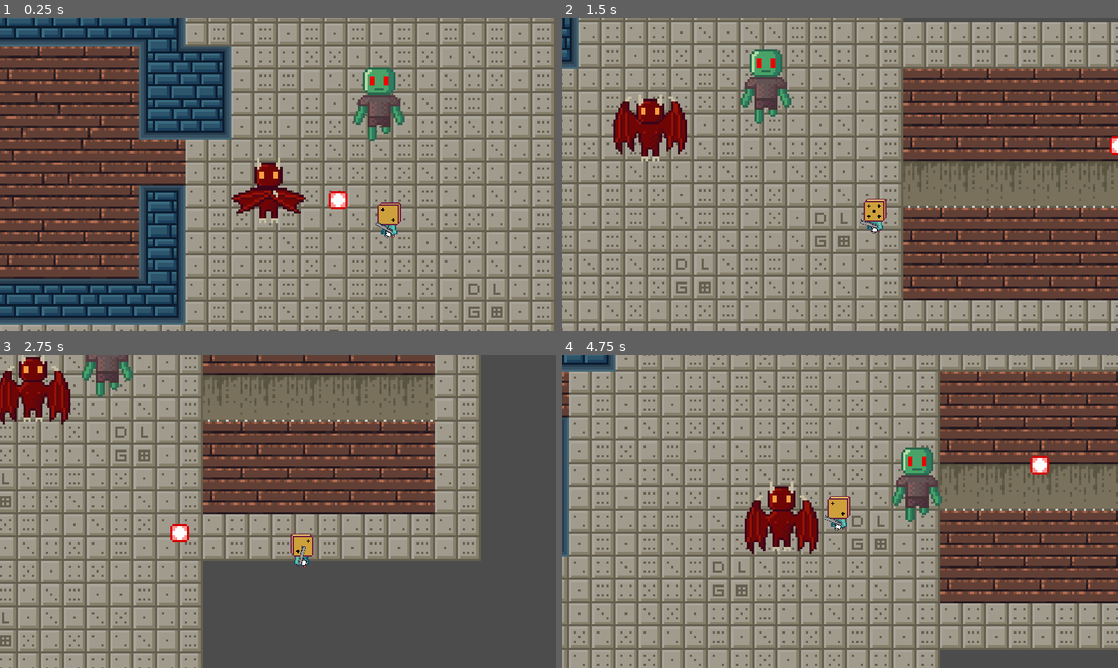
Above: before the commit, frames 1-4 (two rows, left to right).
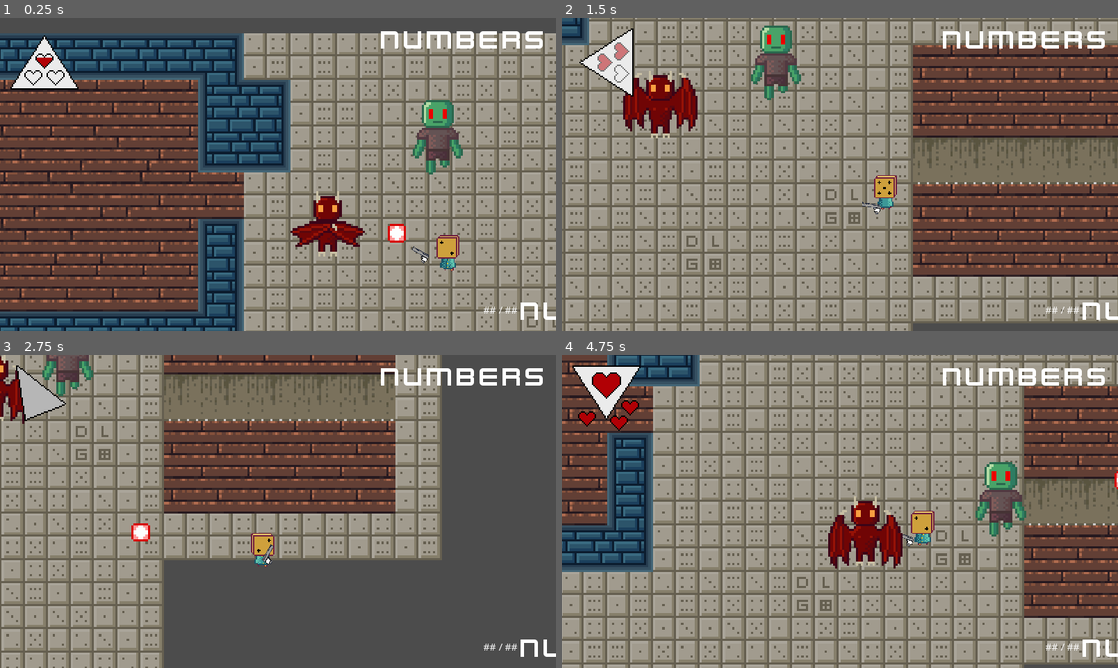
Above: after the commit, the same moments.

Repository: ygypt/gmtk2022
Game: Godot game, scene res://Levels/TemplateLevel.tscn
Same seed, same stepped clock (60 frames per second), same inputs: the game is played once before the commit and once after it.
Inputs (mouse positions are in pixels of both pictures, inside the frame that each line leads up to):
- Up to frame 1 (0.25 s): no input
- Up to frame 2 (1.5 s): move the mouse to (962, 158) at 0.52 s; press the mouse at (962, 158) at 0.53 s; hold D (move_right) 0.53-1.28 s; move the mouse to (728, 190) at 1.27 s; release the mouse at (728, 190) at 1.28 s; hold S (move_down) from 1.28 s (still down); tap Space (dodge) at 1.35 s
- Up to frame 3 (2.75 s): click (166, 527) at 1.55 s; move the mouse to (333, 442) at 2.02 s; release S (move_down) at 2.03 s; press the mouse at (333, 442) at 2.03 s; hold D (move_right) from 2.03 s (still down); tap F (interact) at 2.1 s
- Up to frame 4 (4.75 s): move the mouse to (812, 574) at 2.77 s; release D (move_right) at 2.78 s; release the mouse at (812, 574) at 2.78 s; hold W (move_up) 2.78-3.53 s; click (812, 574) at 2.85 s; move the mouse to (1006, 558) at 3.52 s; press the mouse at (1006, 558) at 3.53 s; hold A (move_left) from 3.53 s (still down); tap R (reload) at 4.15 s; move the mouse to (673, 464) at 4.27 s; release the mouse at (673, 464) at 4.28 s; tap Space (dodge) at 4.35 s; click (673, 464) at 4.55 s

The runs differ from the first frame. In frame 1, 70% of the frame differs, in the area x 0-100%, y 0-100%; in frame 2, 50%; in frame 3, 40%; in frame 4, 72%.

Commit message:
Gun follows cursor

Diff:
--- a/Characters/Player/Player.tscn
+++ b/Characters/Player/Player.tscn
@@ -8,6 +8,7 @@
 [ext_resource path="res://Characters/Player/States/Hurt.gd" type="Script" id=6]
 [ext_resource path="res://Weapons/Pistol/Pistol.tscn" type="PackedScene" id=7]
 [ext_resource path="res://Characters/Player/PlayerCamera.gd" type="Script" id=8]
+[ext_resource path="res://GUI/GUI.tscn" type="PackedScene" id=9]
 
 [sub_resource type="CapsuleShape2D" id=2]
 radius = 0.999996
@@ -154,7 +155,10 @@
 current = true
 zoom = Vector2( 0.3, 0.3 )
 smoothing_enabled = true
+smoothing_speed = 10.0
 script = ExtResource( 8 )
+
+[node name="GUI" parent="PlayerCamera" instance=ExtResource( 9 )]
 
 [node name="State" type="Node" parent="."]
 
--- /dev/null
+++ b/GUI/GUI.gd
@@ -0,0 +1,22 @@
+extends CanvasLayer
+
+onready var LABEL_AMMO_LEFT:Label = $Control/HBoxContainer/AmmoLeftLabel
+onready var LABEL_AMMO_TOTAL:Label = $Control/HBoxContainer/AmmoTotalLabel
+onready var ANIMS:AnimationPlayer = $Control/Sprite/AnimationPlayer
+
+var old_hp : int
+
+func _ready():
+	ANIMS.play("HealthStart")
+
+func step(player : Player):
+	var weaponheld = player.weapon
+	var current_hp = player.health
+	var ammo_left = player. weapon.current_ammo
+	var ammo_total = player.weapon.total_ammo
+	if (not ANIMS.is_playing()) && (current_hp == 4):
+		ANIMS.play("HeathFourIdle")
+
+
+	#this happens last
+	old_hp = current_hp
--- /dev/null
+++ b/GUI/GUI.tscn
@@ -0,0 +1,198 @@
+[gd_scene load_steps=11 format=2]
+
+[ext_resource path="res://GUI/GUI.gd" type="Script" id=1]
+[ext_resource path="res://Art_Assets/Spr_d4HEALTH_strip37.png" type="Texture" id=2]
+[ext_resource path="res://GUI/kenvector_future.ttf" type="DynamicFontData" id=3]
+
+[sub_resource type="Animation" id=1]
+resource_name = "HealthOneToTwo"
+length = 0.8
+step = 0.2
+tracks/0/type = "value"
+tracks/0/path = NodePath(".:frame")
+tracks/0/interp = 1
+tracks/0/loop_wrap = true
+tracks/0/imported = false
+tracks/0/enabled = true
+tracks/0/keys = {
+"times": PoolRealArray( 0, 0.8, 3.7 ),
+"transitions": PoolRealArray( 1, 1, 1 ),
+"update": 0,
+"values": [ 3, 13, 36 ]
+}
+
+[sub_resource type="Animation" id=2]
+resource_name = "HealthStart"
+length = 3.7
+tracks/0/type = "value"
+tracks/0/path = NodePath(".:frame")
+tracks/0/interp = 1
+tracks/0/loop_wrap = true
+tracks/0/imported = false
+tracks/0/enabled = true
+tracks/0/keys = {
+"times": PoolRealArray( 0, 3.7 ),
+"transitions": PoolRealArray( 1, 1 ),
+"update": 0,
+"values": [ 0, 36 ]
+}
+
+[sub_resource type="Animation" id=3]
+resource_name = "HealthThreeToFour"
+length = 0.8
+step = 0.2
+tracks/0/type = "value"
+tracks/0/path = NodePath(".:frame")
+tracks/0/interp = 1
+tracks/0/loop_wrap = true
+tracks/0/imported = false
+tracks/0/enabled = true
+tracks/0/keys = {
+"times": PoolRealArray( 0, 0.8, 3.7 ),
+"transitions": PoolRealArray( 1, 1, 1 ),
+"update": 0,
+"values": [ 23, 33, 36 ]
+}
+
+[sub_resource type="Animation" id=4]
+resource_name = "HealthTwoToThree"
+length = 0.8
+step = 0.2
+tracks/0/type = "value"
+tracks/0/path = NodePath(".:frame")
+tracks/0/interp = 1
+tracks/0/loop_wrap = true
+tracks/0/imported = false
+tracks/0/enabled = true
+tracks/0/keys = {
+"times": PoolRealArray( 0, 0.8, 3.7 ),
+"transitions": PoolRealArray( 1, 1, 1 ),
+"update": 0,
+"values": [ 13, 23, 36 ]
+}
+
+[sub_resource type="Animation" id=5]
+resource_name = "HealthZeroToOne"
+length = 0.8
+step = 0.2
+tracks/0/type = "value"
+tracks/0/path = NodePath(".:frame")
+tracks/0/interp = 1
+tracks/0/loop_wrap = true
+tracks/0/imported = false
+tracks/0/enabled = true
+tracks/0/keys = {
+"times": PoolRealArray( 0, 0.8, 3.7 ),
+"transitions": PoolRealArray( 1, 1, 1 ),
+"update": 0,
+"values": [ 0, 3, 36 ]
+}
+
+[sub_resource type="Animation" id=6]
+resource_name = "HeathFourIdle"
+length = 0.8
+step = 0.2
+tracks/0/type = "value"
+tracks/0/path = NodePath(".:frame")
+tracks/0/interp = 1
+tracks/0/loop_wrap = true
+tracks/0/imported = false
+tracks/0/enabled = true
+tracks/0/keys = {
+"times": PoolRealArray( 0, 0.8, 3.7 ),
+"transitions": PoolRealArray( 1, 1, 1 ),
+"update": 0,
+"values": [ 33, 36, 36 ]
+}
+
+[sub_resource type="DynamicFont" id=7]
+size = 40
+font_data = ExtResource( 3 )
+
+[node name="GUI" type="CanvasLayer"]
+script = ExtResource( 1 )
+
+[node name="Control" type="Control" parent="."]
+anchor_right = 1.0
+anchor_bottom = 1.0
+__meta__ = {
+"_edit_group_": true
+}
+
+[node name="Sprite" type="Sprite" parent="Control"]
+position = Vector2( 65, 65 )
+scale = Vector2( 2, 2 )
+texture = ExtResource( 2 )
+hframes = 37
+frame = 33
+
+[node name="AnimationPlayer" type="AnimationPlayer" parent="Control/Sprite"]
+anims/HealthOneToTwo = SubResource( 1 )
+anims/HealthStart = SubResource( 2 )
+anims/HealthThreeToFour = SubResource( 3 )
+anims/HealthTwoToThree = SubResource( 4 )
+anims/HealthZeroToOne = SubResource( 5 )
+anims/HeathFourIdle = SubResource( 6 )
+
+[node name="HBoxContainer" type="HBoxContainer" parent="Control"]
+anchor_right = 1.0
+anchor_bottom = 1.0
+margin_left = 696.0
+margin_top = 399.0
+margin_right = -13.0
+margin_bottom = -11.0
+alignment = 2
+__meta__ = {
+"_edit_group_": true
+}
+
+[node name="AmmoLeftLabel" type="Label" parent="Control/HBoxContainer"]
+margin_top = 15.0
+margin_right = 18.0
+margin_bottom = 29.0
+grow_horizontal = 0
+text = "##"
+align = 1
+valign = 1
+
+[node name="AmmoLabel2" type="Label" parent="Control/HBoxContainer"]
+margin_left = 22.0
+margin_top = 15.0
+margin_right = 27.0
+margin_bottom = 29.0
+text = "/"
+align = 1
+valign = 1
+
+[node name="AmmoTotalLabel" type="Label" parent="Control/HBoxContainer"]
+margin_left = 31.0
+margin_top = 15.0
+margin_right = 49.0
+margin_bottom = 29.0
+grow_horizontal = 0
+text = "##"
+align = 1
+valign = 1
+
+[node name="ScoreDisp" type="Label" parent="Control/HBoxContainer"]
+margin_left = 53.0
+margin_right = 294.0
+margin_bottom = 45.0
+grow_horizontal = 0
+custom_fonts/font = SubResource( 7 )
+text = "Numbers"
+align = 1
+valign = 1
+
+[node name="ScoreDisp" type="Label" parent="Control"]
+anchor_right = 1.0
+anchor_bottom = 1.0
+margin_left = 771.0
+margin_top = 9.0
+margin_right = -11.0
+margin_bottom = -427.0
+grow_horizontal = 0
+custom_fonts/font = SubResource( 7 )
+text = "Numbers"
+align = 1
+valign = 1
--- a/Projectiles/Bullet/Bullet.tscn
+++ b/Projectiles/Bullet/Bullet.tscn
@@ -57,6 +57,7 @@
 collision_layer = 32
 collision_mask = 6
 script = ExtResource( 2 )
+speed = 150
 
 [node name="CollisionShape2D" type="CollisionShape2D" parent="."]
 shape = SubResource( 1 )
--- a/Weapons/Pistol/Pistol.gd
+++ b/Weapons/Pistol/Pistol.gd
@@ -18,10 +18,11 @@
 		var new_bullet = bullet.instance()
 		ProjectileManager.spawn_projectile(
 			new_bullet,
-			global_position,
+			global_position + (Vector2.RIGHT.rotated(player.look_angle)*Vector2(9,11)),
 			player.look_angle,
 			player,
-			3)
+			3
+			)
 
 	if current_ammo <= 0:
 		reload()
--- a/Weapons/Weapon.gd
+++ b/Weapons/Weapon.gd
@@ -8,6 +8,9 @@
 onready var reload_timer : Timer = $ReloadTimer
 onready var firerate_timer : Timer = $FirerateTimer
 #onready var semiauto_timer : Timer = $SemiautoTimer
+var cursor_lposition : Vector2
+const MOUSE_CAM_MOD : float = 0.05
+
 
 export var total_ammo := 1
 onready var current_ammo := total_ammo
@@ -27,3 +30,5 @@
 func step(entity):
 	rotation = entity.look_angle
 	$Sprite.flip_v = !(entity.look_angle <=  PI / 2 && entity.look_angle > -(PI / 2))
+	cursor_lposition = entity.get_local_mouse_position()
+	global_position = entity.global_position + (cursor_lposition * MOUSE_CAM_MOD)
Not shown: 1 places in Characters/Player/Player.tscn that only renumber resources
Binary file added: GUI/kenvector_future.ttf
